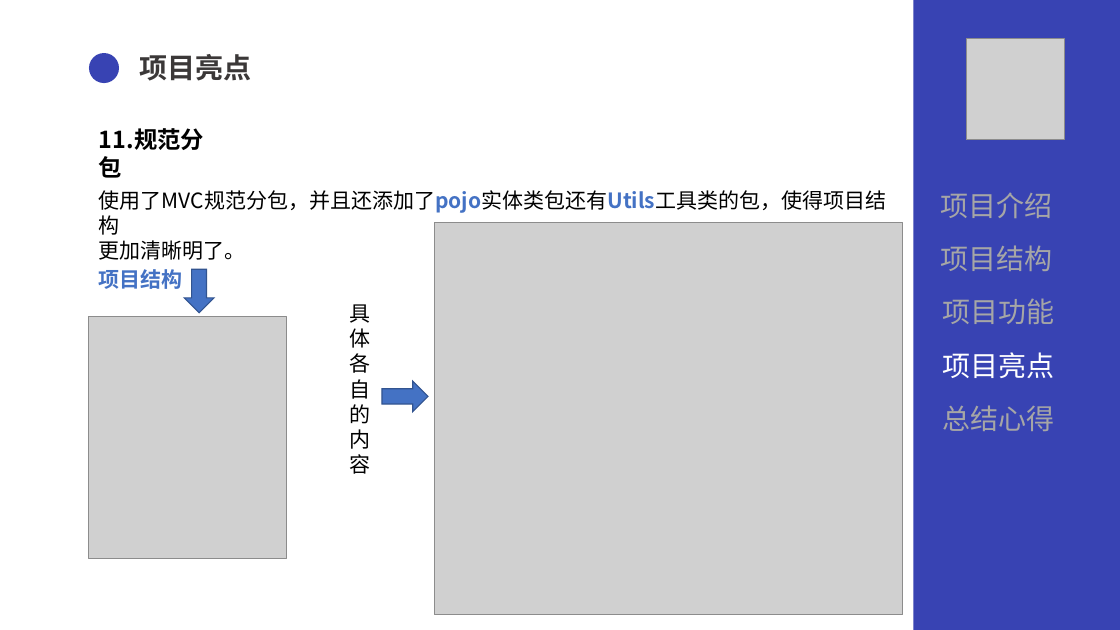
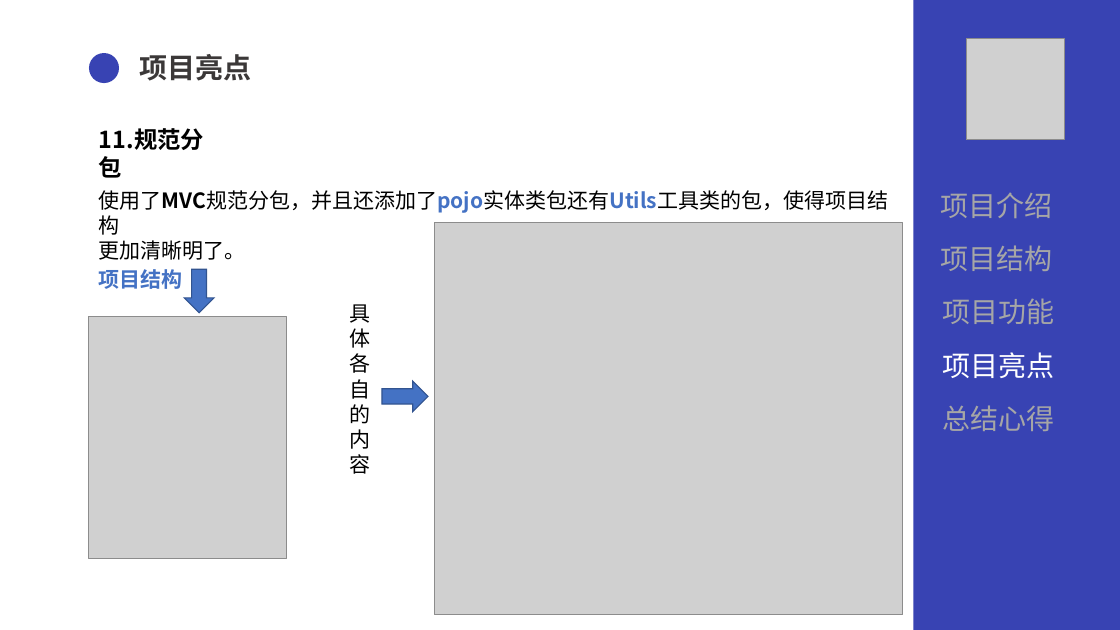
Before and after one commit to SUYYYUS/QGfinal, a slide deck: slide 23 of 文档/QG汇报陈术裕.pptx. Drawn at 1120x630 pixels with LibreOffice and Linux fonts; fonts in the diff are those of the drawing; grey boxes stand for pictures. Boxes give left, top, right and bottom in pixels: in the first picture for what was removed or moved away, otherwise in the second. Text is boxed around its words. In the diff, an @@ line names an element or a change of style, - is before the commit and + after.

```diff
--- a/文档/QG汇报陈术裕.pptx
+++ b/文档/QG汇报陈术裕.pptx
@@ text at (99, 190, 889, 235): bold on in "使用了MVC规范分包，并且还添加了pojo实体类包还有Utils工具类的包，使得项目结构" @@
```
Also in this commit, not shown: 3 other slides changed.
